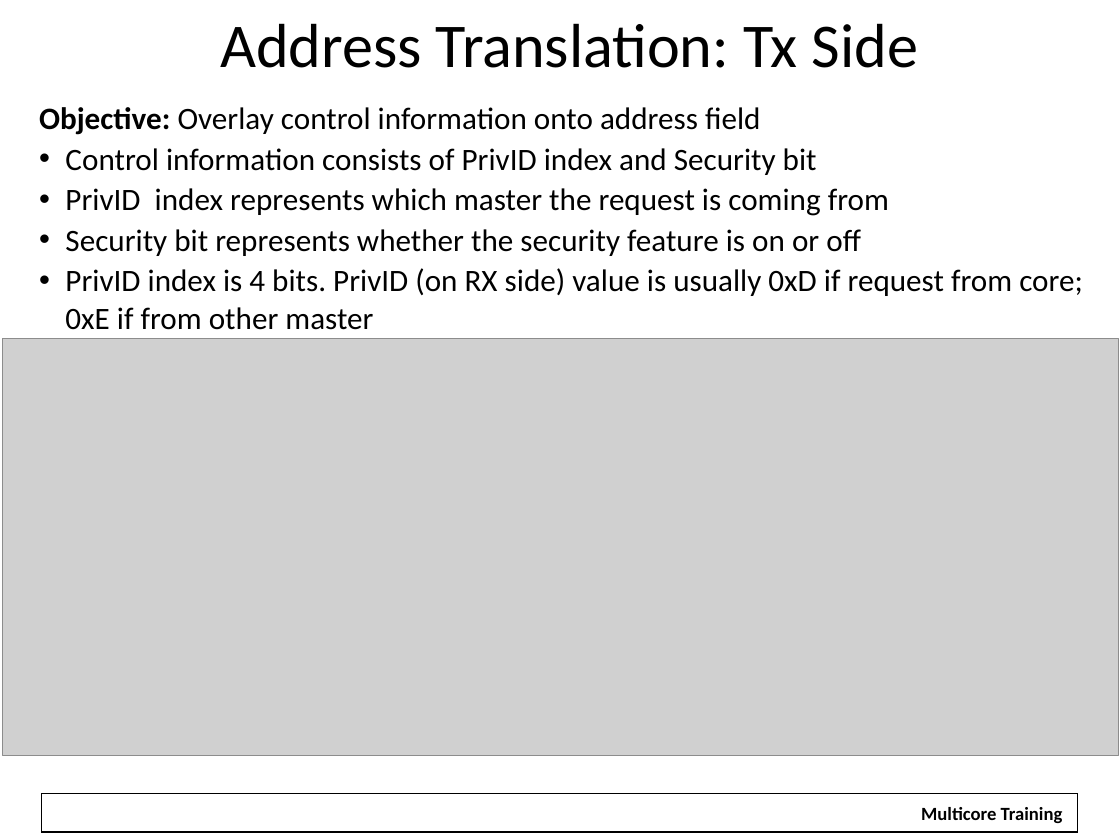
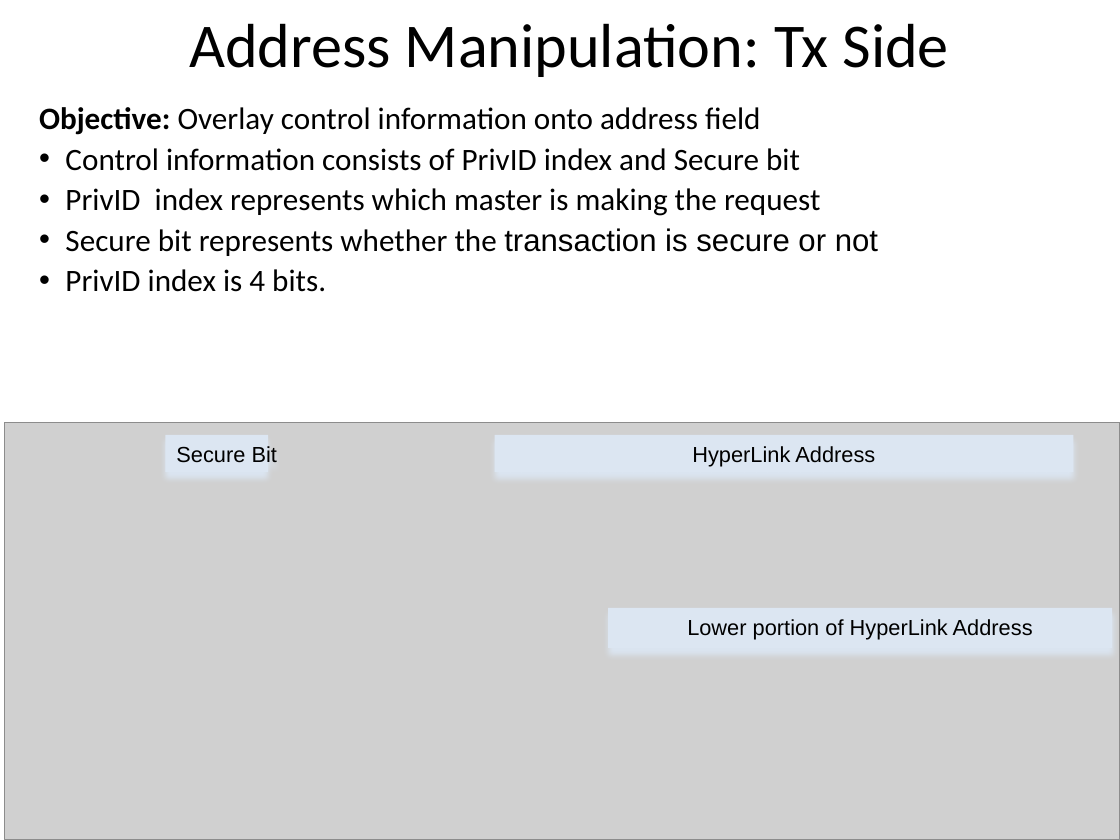
Before and after one commit to hari1989/keystone-workshop, a slide deck: slide 20 of slides/Intro to Hyperlink.pptx (slide 21 before the commit). Drawn at 1120x840 pixels with LibreOffice and Linux fonts; fonts in the diff are those of the drawing; grey boxes stand for pictures; background and template pictures are left out. Boxes give left, top, right and bottom in pixels: in the first picture for what was removed or moved away, otherwise in the second. Text is boxed around its words. In the diff, an @@ line names an element or a change of style, - is before the commit and + after.

Commit message:
Insert latest address translation

```diff
--- a/slides/Intro to Hyperlink.pptx
+++ b/slides/Intro to Hyperlink.pptx
@@ text at (189,23,949,77): text changed @@
-Address Translation: Tx Side
+Address Manipulation: Tx Side
@@ text at (65,148,878,292): text changed @@
-• Control information consists of PrivID index and Security bit
-• PrivID index represents which master the request is coming from
-• Security bit represents whether the security feature is on or off
-• PrivID index is 4 bits. PrivID (on RX side) value is usually 0xD if request from core; 0xE if from other master
+• Control information consists of PrivID index and Secure bit
+• PrivID index represents which master is making the request
+• Secure bit represents whether the transaction is secure or not
+• PrivID index is 4 bits.
@@ picture: place and size @@
-picture at (2,338,1118,756)
+picture at (4,422,1120,840)
@@ rectangle added at (166,435,269,472), fill #DCE6F2, 14 pt, text #000000 @@
+Secure Bit
@@ rectangle added at (495,435,1074,472), fill #DCE6F2, 14 pt, text #000000 @@
+HyperLink Address
@@ rectangle added at (608,608,1112,648), fill #DCE6F2, 14 pt, text #000000 @@
+Lower portion of HyperLink Address
@@ rectangle removed at (41,793,1079,832) @@
@@ text removed at (921,807,1063,823) @@
-Multicore Training
```
Also in this commit, not shown: 20 other slides changed, 1 slide added, 2 slides removed.
